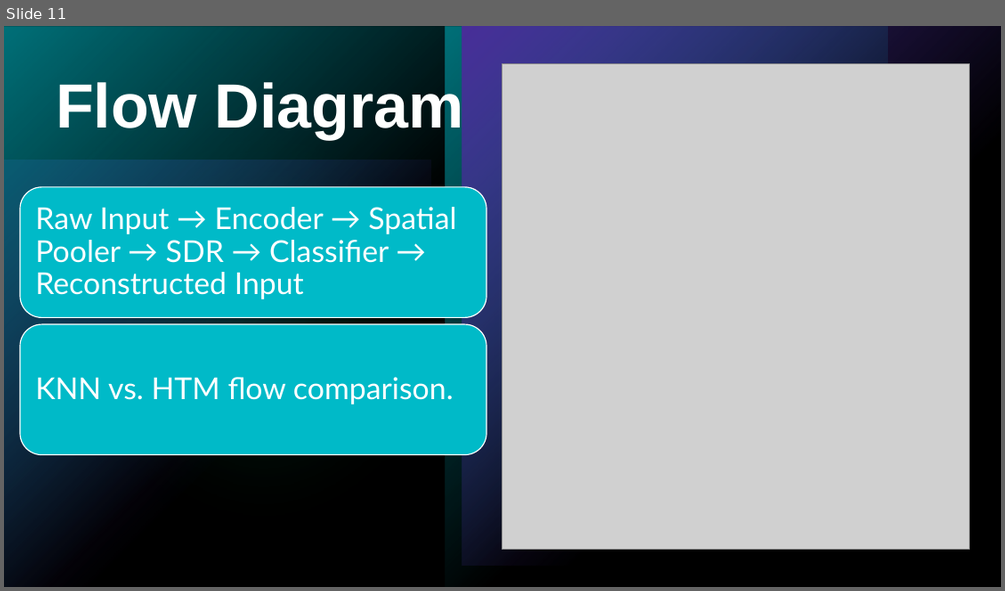
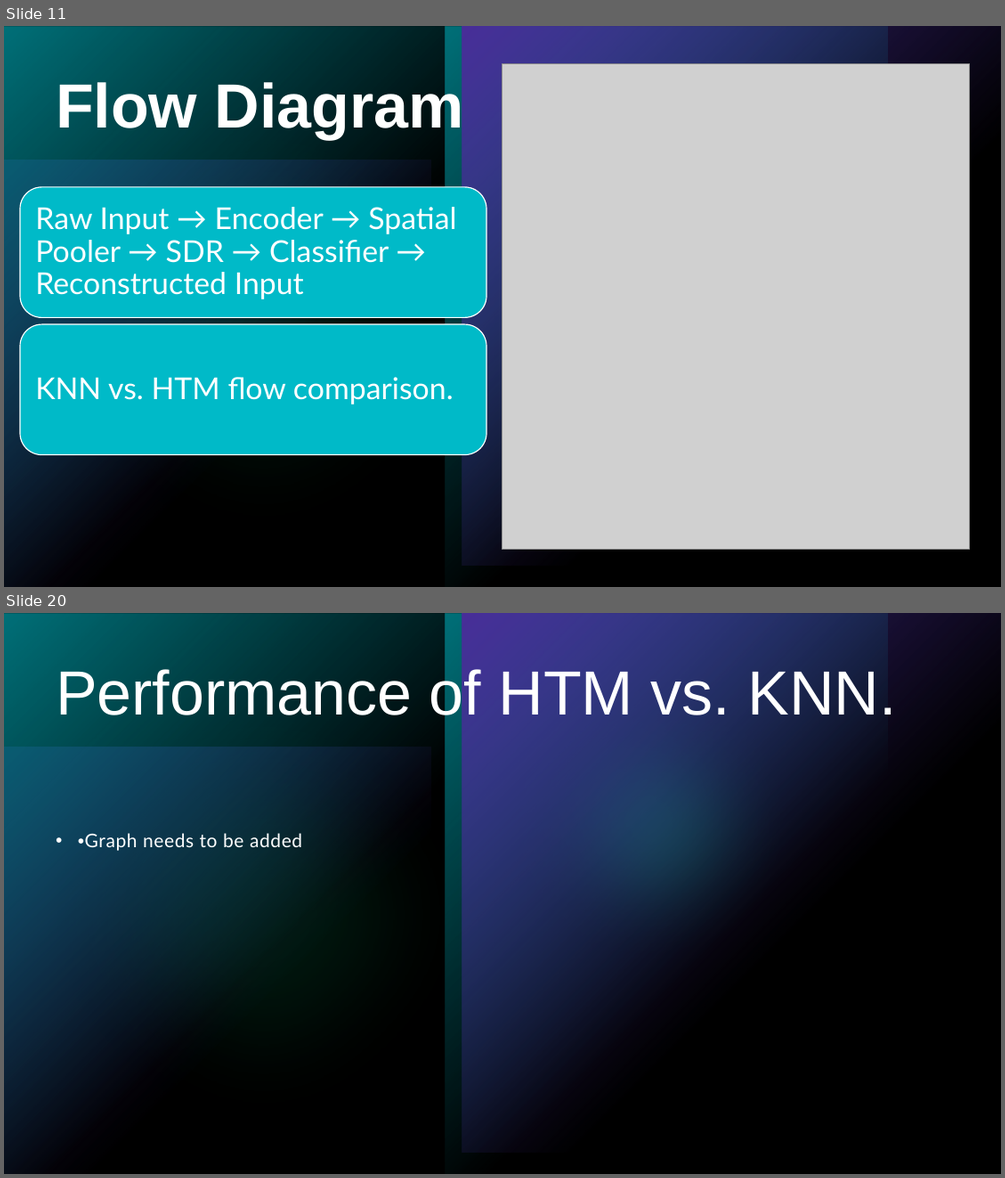
Before and after one commit to prnshubn/neocortexapi-team-untitled, a slide deck: source/Documentation_Team_Untitled/Team_Untitled_Presentation.pptx. Shown one above the other, each under a label of ours: slide 11 before the commit, slides 11 and 20 after it; the slides between them are not shown. The pictures are 1005x591 and 1005x1178 pixels, drawn with LibreOffice and Linux fonts; fonts in the diff are those of the drawing; grey boxes stand for pictures. Boxes give left, top, right and bottom in pixels: in the first picture for what was removed or moved away, otherwise in the second. Text is boxed around its words. In the diff, an @@ line names an element or a change of style, - is before the commit and + after.

Commit message:
Added Visualization Techniques, Permanence values, similarity check,Classifier performance, Challenges in PPT

```diff
--- a/source/Documentation_Team_Untitled/Team_Untitled_Presentation.pptx
+++ b/source/Documentation_Team_Untitled/Team_Untitled_Presentation.pptx
@@ slide 20 added at box(4, 613, 1001, 1174), background #000000; not listed: 7 template elements that a slide beside it also shows @@
@@ title added at box(56, 665, 896, 726), 60 pt, text #FFFFFF @@
+Performance of HTM vs. KNN.
@@ text added at box(78, 833, 302, 851), 18 pt, text #FFFFFF @@
+• •Graph needs to be added
```
Also in this commit, not shown: 9 slides changed, 12 other slides added.
